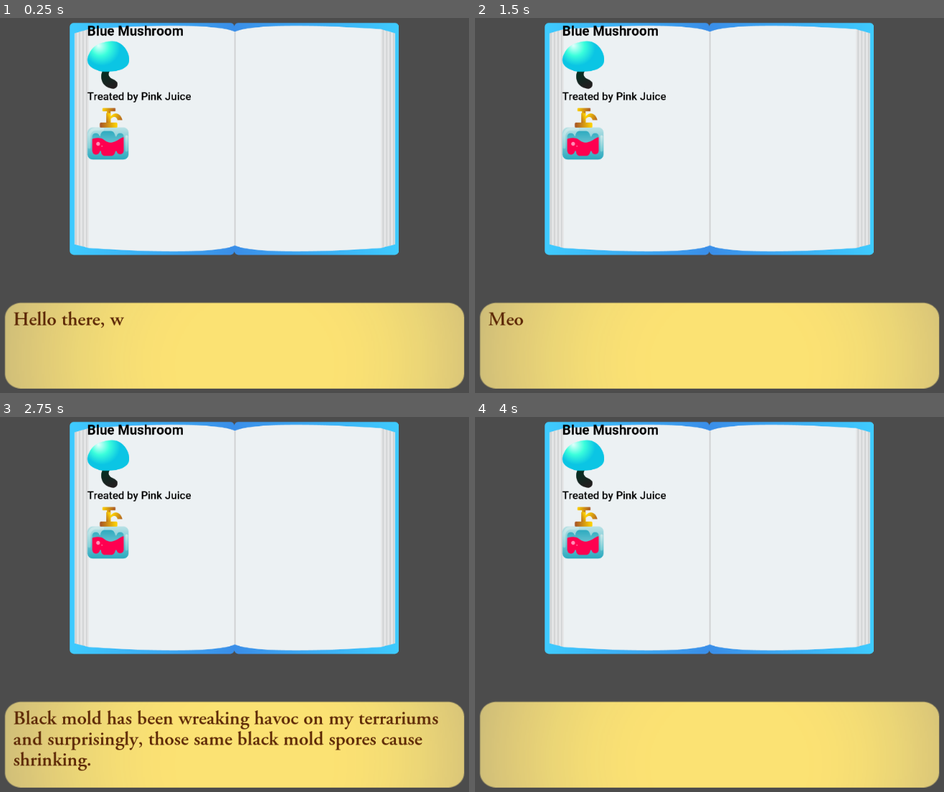
Above: before the commit, frames 1-4 (two rows, left to right).
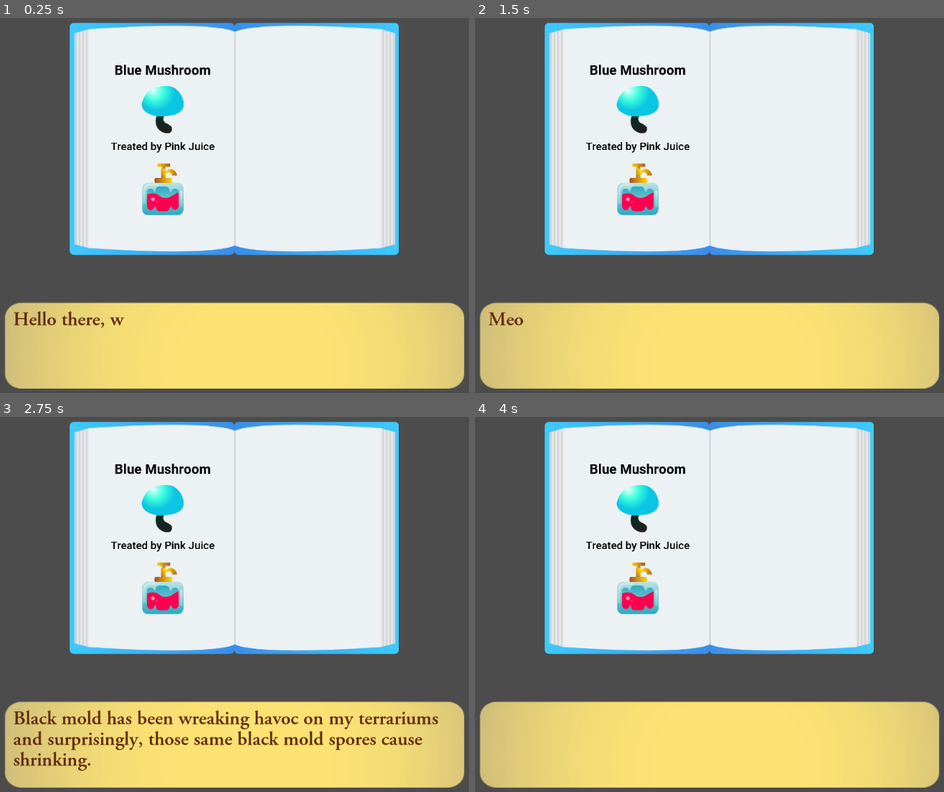
Above: after the commit, the same moments.

Repository: kleimaj/gaming-club-dev
Game: Godot game, scene res://Scenes/Cutscene/Cutscene.tscn
The game is run twice, just before and just after one commit, with the same random seed, the same clock (stepped at 60 frames per second) and the same inputs. This scene is started directly instead of the project's main scene.
Inputs (mouse positions are in pixels of both pictures, inside the frame that each line leads up to):
- Up to frame 1 (0.25 s): no input
- Up to frame 2 (1.5 s): tap Enter (ui_accept) at 0.5, 0.77 s; move the mouse to (836, 175) at 0.52 s; hold D (forward) 0.53-1.28 s; click (836, 175) at 0.6 s; move the mouse to (596, 216) at 1.27 s; hold A (back) from 1.28 s (still down); click (596, 216) at 1.35 s
- Up to frame 3 (2.75 s): tap Enter (ui_accept) at 1.52 s; move the mouse to (290, 499) at 2.02 s; release A (back) at 2.03 s; hold D (forward) from 2.03 s (still down); click (290, 499) at 2.1 s
- Up to frame 4 (4 s): move the mouse to (681, 679) at 2.77 s; click (681, 679) at 2.85 s; tap Enter (ui_accept) at 3.02, 3.77 s; move the mouse to (883, 657) at 3.52 s; release D (forward) at 3.53 s; hold A (back) from 3.53 s (still down); click (883, 657) at 3.6 s

The runs differ from the first frame. In frame 1, 4.2% of the frame differs, in the area x 18-46%, y 1-53%; in frame 2, 4.2%; in frame 3, 4.2%; in frame 4, 4.2%.

Commit message:
aligns items in book

Diff:
--- a/Scenes/Cutscene/Cutscene.tscn
+++ b/Scenes/Cutscene/Cutscene.tscn
@@ -89,35 +89,57 @@
 margin_right = 502.0
 margin_bottom = 691.0
 rect_min_size = Vector2( 450, 0 )
+custom_constants/separation = 20
+alignment = 1
 
 [node name="MushroomTitle" type="RichTextLabel" parent="Book/BookTexture/HBoxContainer/LeftContainer"]
-margin_right = 450.0
-margin_bottom = 50.0
+margin_top = 117.0
+margin_right = 450.0
+margin_bottom = 167.0
 rect_min_size = Vector2( 450, 50 )
 custom_fonts/normal_font = SubResource( 3 )
 custom_colors/default_color = Color( 0, 0, 0, 1 )
-bbcode_text = "Blue Mushroom"
+bbcode_enabled = true
+bbcode_text = "[center]Blue Mushroom[/center]"
 text = "Blue Mushroom"
 
-[node name="Mushroom" type="TextureRect" parent="Book/BookTexture/HBoxContainer/LeftContainer"]
-margin_top = 54.0
-margin_right = 450.0
-margin_bottom = 196.0
+[node name="Mushroom" type="CenterContainer" parent="Book/BookTexture/HBoxContainer/LeftContainer"]
+margin_top = 187.0
+margin_right = 450.0
+margin_bottom = 329.0
+__meta__ = {
+"_edit_use_anchors_": false
+}
+
+[node name="Mushroom" type="TextureRect" parent="Book/BookTexture/HBoxContainer/LeftContainer/Mushroom"]
+margin_left = 162.0
+margin_right = 287.0
+margin_bottom = 142.0
 texture = ExtResource( 6 )
 
 [node name="RichTextLabel" type="RichTextLabel" parent="Book/BookTexture/HBoxContainer/LeftContainer"]
-margin_top = 200.0
-margin_right = 450.0
-margin_bottom = 250.0
+margin_top = 349.0
+margin_right = 450.0
+margin_bottom = 399.0
 rect_min_size = Vector2( 450, 50 )
 custom_fonts/normal_font = SubResource( 4 )
 custom_colors/default_color = Color( 0, 0, 0, 1 )
+bbcode_enabled = true
+bbcode_text = "[center]Treated by Pink Juice[/center]"
 text = "Treated by Pink Juice"
 
-[node name="TextureRect" type="TextureRect" parent="Book/BookTexture/HBoxContainer/LeftContainer"]
-margin_top = 254.0
-margin_right = 450.0
-margin_bottom = 408.0
+[node name="Juice" type="CenterContainer" parent="Book/BookTexture/HBoxContainer/LeftContainer"]
+margin_top = 419.0
+margin_right = 450.0
+margin_bottom = 573.0
+__meta__ = {
+"_edit_use_anchors_": false
+}
+
+[node name="Juice" type="TextureRect" parent="Book/BookTexture/HBoxContainer/LeftContainer/Juice"]
+margin_left = 163.0
+margin_right = 286.0
+margin_bottom = 154.0
 texture = ExtResource( 8 )
 
 [node name="RightContainer" type="VBoxContainer" parent="Book/BookTexture/HBoxContainer"]
@@ -164,7 +186,7 @@
 
 [node name="Indicator" type="Sprite" parent="DialogueBox"]
 visible = false
-position = Vector2( 755.986, 113.284 )
+position = Vector2( 755.986, 108.198 )
 scale = Vector2( 0.16, 0.16 )
 texture = ExtResource( 4 )
 
